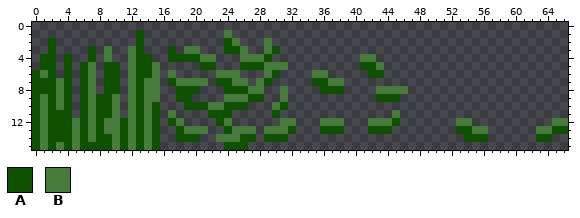
File history of a sprite sheet, Assets/Sprites/trap3_sheet.png. The picture above is the old version.
The file is 67x16 pixels.
Palette (. is transparent): A #0d5000  B #467b3c
Pixels before, first column x 0:
 1 .............A..........B..........................................
 2 ..A..........A..........AB...B.....................................
 3 ..A....A.B..BA...A.BB...AAB..BA....................................
 4 .AA.A..A.B..BAA..AAAABB...BBBA...........BB........................
 5 .AA.A.AB.AA.BAAB.....AA...AAABBB.........AAB.......................
 6 ABA.A.AB.AA.BAAB.B.....BBB...BA....BB.....AA.......................
 7 AAABA.AB.AA.BABB.ABBBB.AABB.BA.....AABB............................
 8 AAABA.AB.AA.BABB..AAA...AAABB..B....AAA....BBBB....................
 9 ABABA.ABAAB.BABB..AA....BBBAA..B...........AAA.....................
10 ABABA.ABAAB.BABA...AAABBAAA...BA...................................
11 ABAAA.ABAAB.BABA.B....AAA.....A..............B.....................
12 ABAAABABABBABABA.AB....AB......BB...BBB...BBBA.......BB..........BB
13 ABAAABABABBABABA..ABBB..ABBB.BBBA...AAA...AAA........AABB......BBAA
14 ABAAABABAABABABA..AAA..BBBAA.AAA......................AAA......AA..
15 ABABABAAAABABABA........AAA........................................
Once edited:
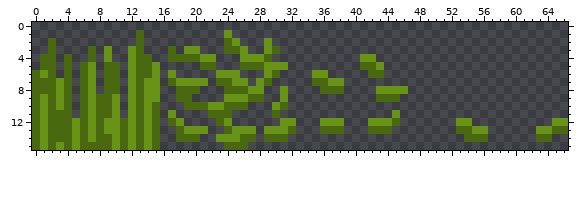
Edits made:
Colour A changes from #0d5000 to #4a6810.
Colour B changes from #467b3c to #699317.
Changed places in both pictures, as pixel boxes (x1, y1, x2, y2):
changed: (32, 30, 408, 150)
changed: (456, 118, 488, 142)
changed: (536, 118, 568, 142)
